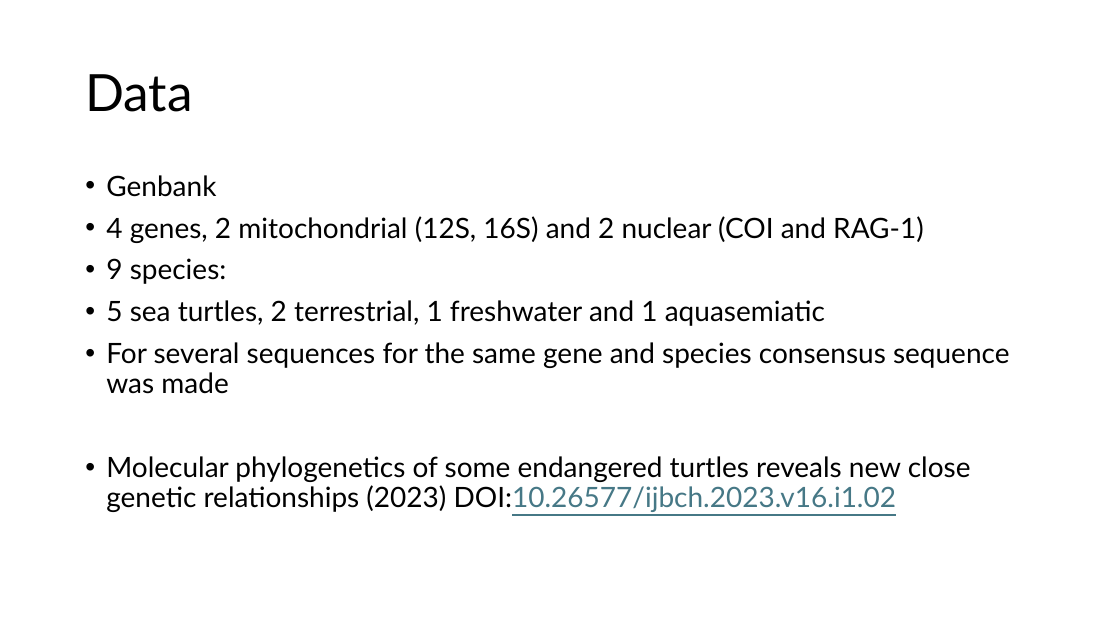
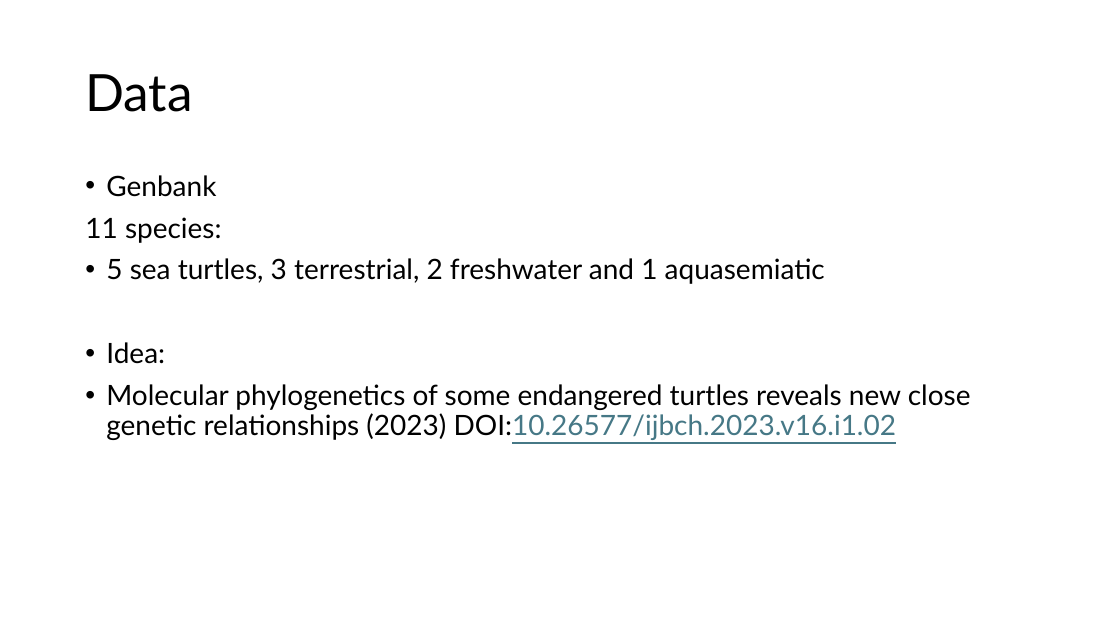
Before and after one commit to Repellista/Phylogenetics_2024, a slide deck: slide 2 of hw3/Molecular Phylogenetics of some endangered turtle species.pptx. Drawn at 1120x630 pixels with LibreOffice and Linux fonts; fonts in the diff are those of the drawing. Boxes give left, top, right and bottom in pixels: in the first picture for what was removed or moved away, otherwise in the second. Text is boxed around its words. In the diff, an @@ line names an element or a change of style, - is before the commit and + after.

```diff
--- a/hw3/Molecular Phylogenetics of some endangered turtle species.pptx
+++ b/hw3/Molecular Phylogenetics of some endangered turtle species.pptx
@@ text at <box>85,217,825,364</box>: text changed @@
-• 4 genes, 2 mitochondrial (12S, 16S) and 2 nuclear (COI and RAG-1)
-• 9 species:
-• 5 sea turtles, 2 terrestrial, 1 freshwater and 1 aquasemiatic
-• For several sequences for the same gene and species consensus sequence was made
+11 species:
+• 5 sea turtles, 3 terrestrial, 2 freshwater and 1 aquasemiatic
+• Idea:
```
Also in this commit, not shown: 1 other slide changed, 6 slides removed.
